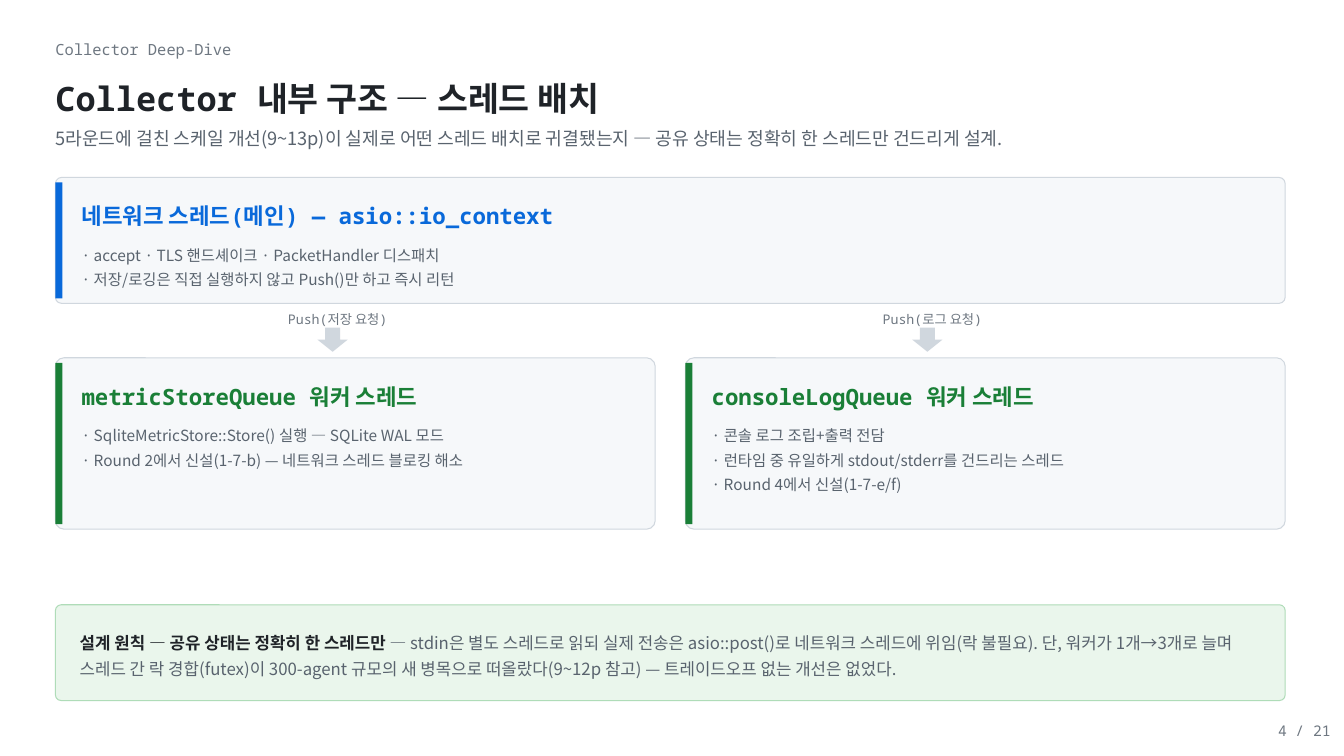
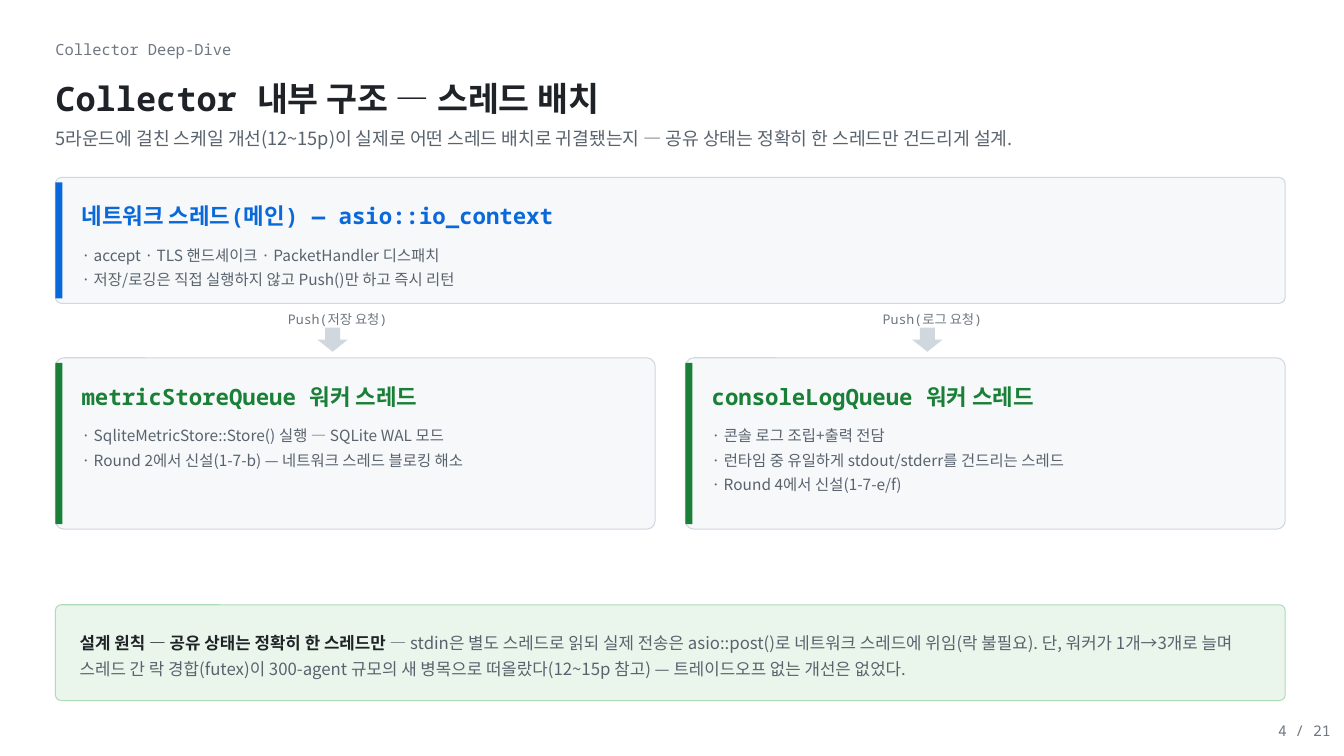
Before and after one commit to shkim4548/APM, a slide deck: slide 4 of Docs/portfolio_apm_light.pptx. Drawn at 1344x756 pixels with LibreOffice and Linux fonts; fonts in the diff are those of the drawing. Boxes give left, top, right and bottom in pixels: in the first picture for what was removed or moved away, otherwise in the second. Text is boxed around its words. In the diff, an @@ line names an element or a change of style, - is before the commit and + after.

```diff
--- a/Docs/portfolio_apm_light.pptx
+++ b/Docs/portfolio_apm_light.pptx
@@ text at (55, 130, 1012, 149): text changed @@
-5라운드에 걸친 스케일 개선(9~13p)이 실제로 어떤 스레드 배치로 귀결됐는지 — 공유 상태는 정확히 한 스레드만 건드리게 설계.
+5라운드에 걸친 스케일 개선(12~15p)이 실제로 어떤 스레드 배치로 귀결됐는지 — 공유 상태는 정확히 한 스레드만 건드리게 설계.
@@ text at (80, 635, 1233, 679): text changed @@
-설계 원칙 — 공유 상태는 정확히 한 스레드만 — stdin은 별도 스레드로 읽되 실제 전송은 asio::post()로 네트워크 스레드에 위임(락 불필요). 단, 워커가 1개→3개로 늘며 스레드 간 락 경합(futex)이 300-agent 규모의 새 병목으로 떠올랐다(9~12p 참고) — 트레이드오프 없는 개선은 없었다.
+설계 원칙 — 공유 상태는 정확히 한 스레드만 — stdin은 별도 스레드로 읽되 실제 전송은 asio::post()로 네트워크 스레드에 위임(락 불필요). 단, 워커가 1개→3개로 늘며 스레드 간 락 경합(futex)이 300-agent 규모의 새 병목으로 떠올랐다(12~15p 참고) — 트레이드오프 없는 개선은 없었다.
```
Also in this commit, not shown: 9 other slides changed, 1 slide added, 1 slide removed, 4 other files.
